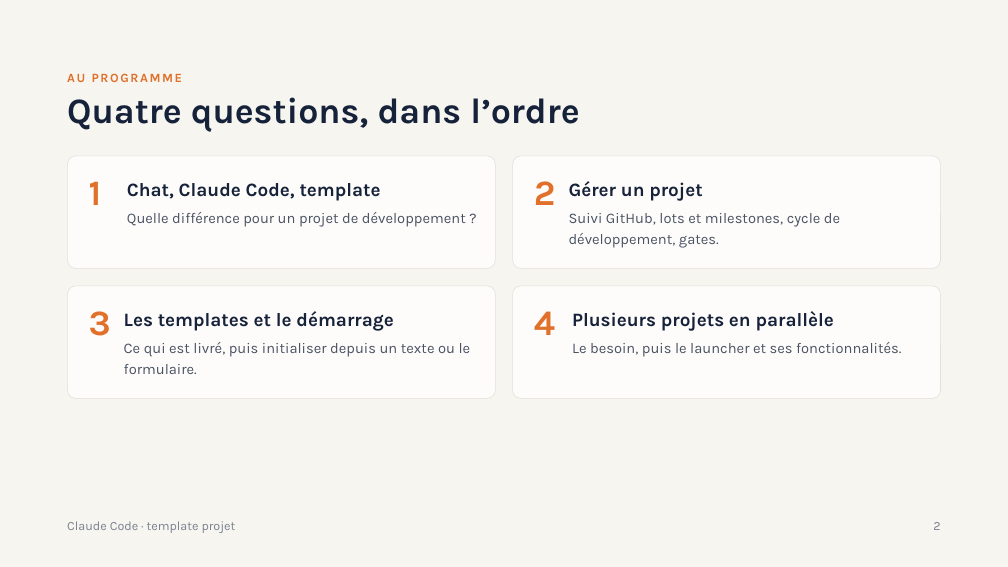
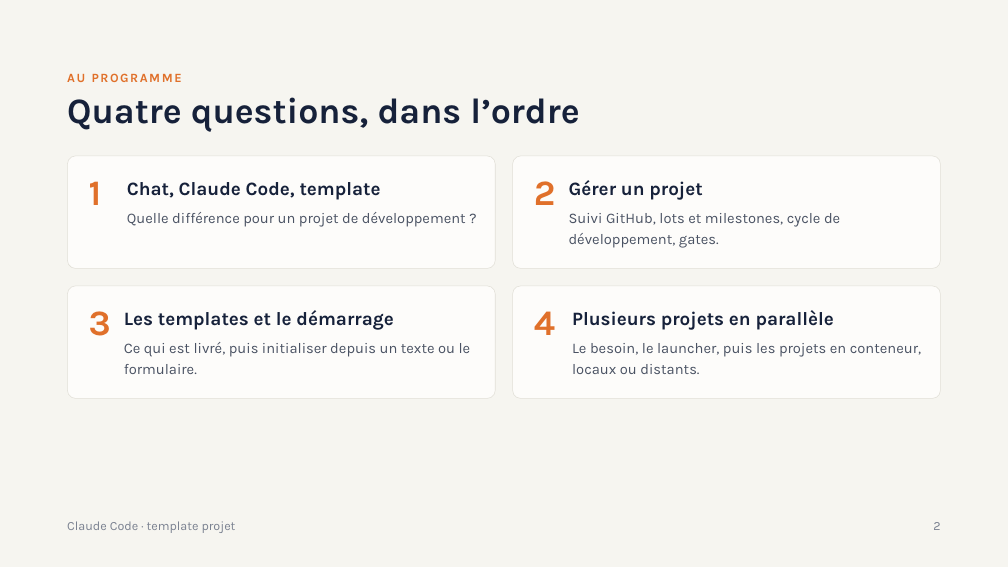
Before and after one commit to CCoupel/Claude-Launcher, a slide deck: slide 2 of Claude Code et le template projet.odp. Drawn at 1008x567 pixels with LibreOffice and Linux fonts; fonts in the diff are those of the drawing. Boxes give left, top, right and bottom in pixels: in the first picture for what was removed or moved away, otherwise in the second. Text is boxed around its words. In the diff, an @@ line names an element or a change of style, - is before the commit and + after.

```diff
--- a/Claude Code et le template projet.odp
+++ b/Claude Code et le template projet.odp
@@ text at (572,343,921,374): text changed @@
-Le besoin, puis le launcher et ses fonctionnalités.
+Le besoin, le launcher, puis les projets en conteneur, locaux ou distants.
```
Also in this commit, not shown: 10 other slides changed, 4 slides added, 1 other file.
